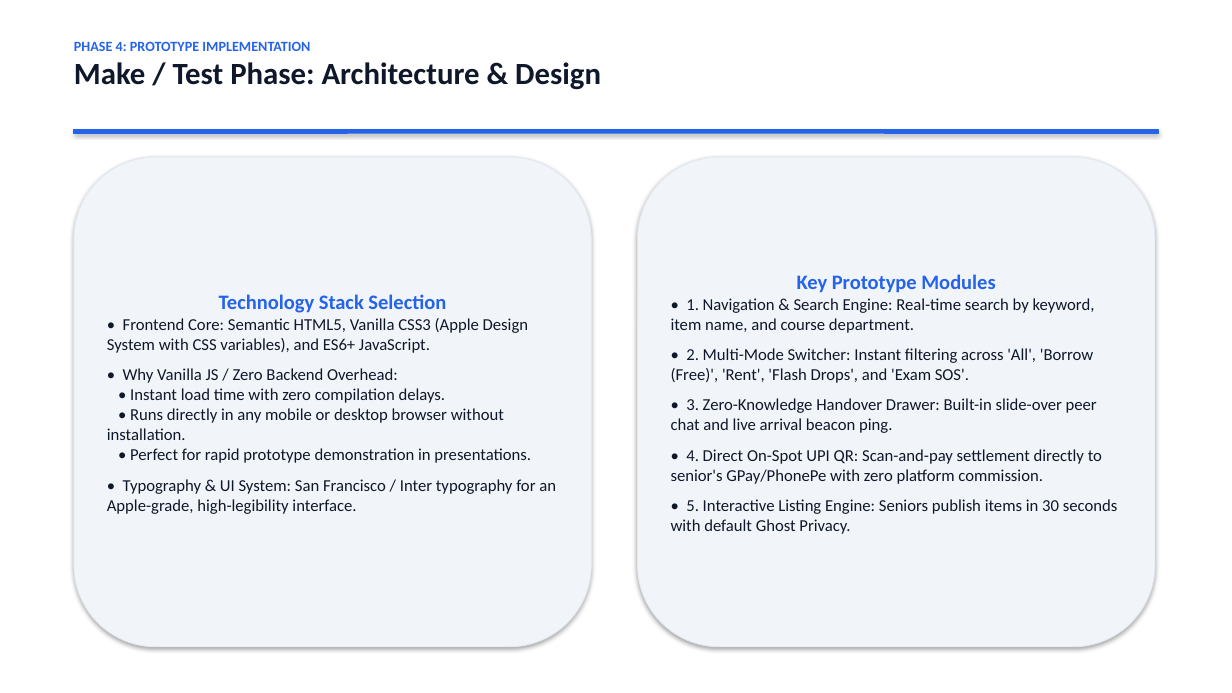
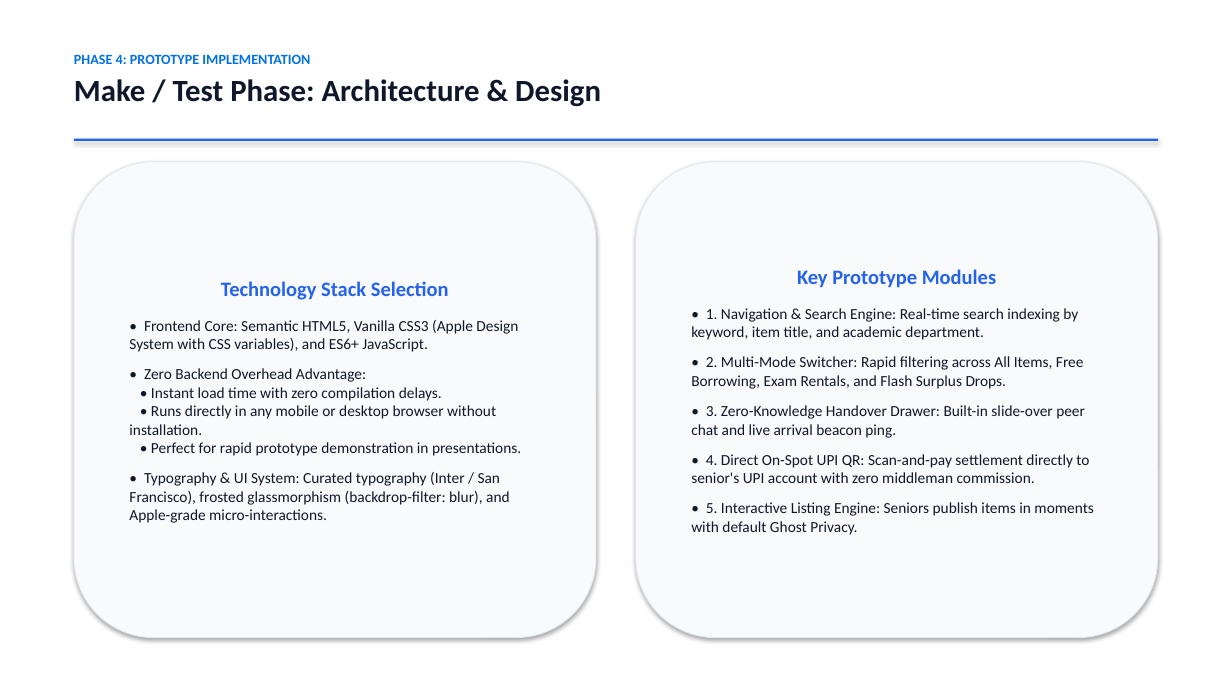
Before and after one commit to capsid85/CampusShare, a slide deck: slide 12 of Design Thinking_Presentation_Clean.pptx. Drawn at 1232x693 pixels with LibreOffice and Linux fonts; fonts in the diff are those of the drawing. Boxes give left, top, right and bottom in pixels: in the first picture for what was removed or moved away, otherwise in the second. Text is boxed around its words. In the diff, an @@ line names an element or a change of style, - is before the commit and + after.

Commit message:
refactor: optimize project structure and presentation script for 2-member team

```diff
--- a/Design Thinking_Presentation_Clean.pptx
+++ b/Design Thinking_Presentation_Clean.pptx
@@ text at [74, 54, 310, 64]: text colour #2563EB to #0071E3 in "PHASE 4: PROTOTYPE IMPLEMENTATION"; more space between paragraphs @@
@@ text "PHASE 4: PROTOTYPE IMPLEMENTATION": place and size @@
-text "PHASE 4: PROTOTYPE IMPLEMENTATION" at [74, 41, 601, 90]
+text "PHASE 4: PROTOTYPE IMPLEMENTATION" at [74, 54, 601, 107]
@@ rectangle: place and size @@
-rectangle at [74, 129, 1158, 133]
+rectangle at [74, 139, 1158, 141]
@@ rectangle at [74, 139, 1158, 141]: outline #2563EB 0.75 pt to none @@
@@ rounded rectangle "Technology Stack Selection" at [74, 162, 596, 638]: fill #F1F5F9 to #F8FAFC @@
@@ rounded rectangle "Technology Stack Selection": place and size @@
-rounded rectangle "Technology Stack Selection" at [74, 157, 592, 647]
+rounded rectangle "Technology Stack Selection" at [74, 162, 596, 638]
@@ rounded rectangle "Key Prototype Modules": place and size @@
-rounded rectangle "Key Prototype Modules" at [638, 157, 1155, 647]
+rounded rectangle "Key Prototype Modules" at [636, 162, 1158, 638]
@@ rounded rectangle "Key Prototype Modules" at [636, 162, 1158, 638]: fill #F1F5F9 to #F8FAFC @@
@@ text in rounded rectangle at [691, 269, 1085, 438]: size 13 to 12 pt in "• 3. Zero-Knowledge Handover Drawer: Built-in slide-over ..."; more space between paragraphs @@
@@ text in rounded rectangle at [129, 281, 518, 352]: size 13 to 12 pt in "• Frontend Core: Semantic HTML5, Vanilla CSS3 ..."; more space between paragraphs @@
@@ text in rounded rectangle at [691, 308, 1083, 389]: text changed; size 13 to 12 pt @@
-• 1. Navigation & Search Engine: Real-time search by keyword, item name, and course department.
-• 2. Multi-Mode Switcher: Instant filtering across 'All', 'Borrow (Free)', 'Rent', 'Flash Drops', and 'Exam SOS'.
+• 1. Navigation & Search Engine: Real-time search indexing by keyword, item title, and academic department.
+• 2. Multi-Mode Switcher: Rapid filtering across All Items, Free Borrowing, Exam Rentals, and Flash Surplus Drops.
@@ text in rounded rectangle at [129, 368, 521, 523]: text changed; size 13 to 12 pt @@
-• Why Vanilla JS / Zero Backend Overhead:
-• Instant load time with zero compilation delays.
-• Runs directly in any mobile or desktop browser without installation.
-• Perfect for rapid prototype demonstration in presentations.
-• Typography & UI System: San Francisco / Inter typography for an Apple-grade, high-legibility interface.
+• Zero Backend Overhead Advantage:
+• Instant load time with zero compilation delays.
+• Runs directly in any mobile or desktop browser without installation.
+• Perfect for rapid prototype demonstration in presentations.
+• Typography & UI System: Curated typography (Inter / San Francisco), frosted glassmorphism (backdrop-filter: blur), and Apple-grade micro-interactions.
@@ text in rounded rectangle at [691, 454, 1093, 535]: text changed; size 13 to 12 pt @@
-• 4. Direct On-Spot UPI QR: Scan-and-pay settlement directly to senior's GPay/PhonePe with zero platform commission.
-• 5. Interactive Listing Engine: Seniors publish items in 30 seconds with default Ghost Privacy.
+• 4. Direct On-Spot UPI QR: Scan-and-pay settlement directly to senior's UPI account with zero middleman commission.
+• 5. Interactive Listing Engine: Seniors publish items in moments with default Ghost Privacy.
```
Also in this commit, not shown: 10 other slides changed, 5 slides added, 5 slides removed, 11 other files.
